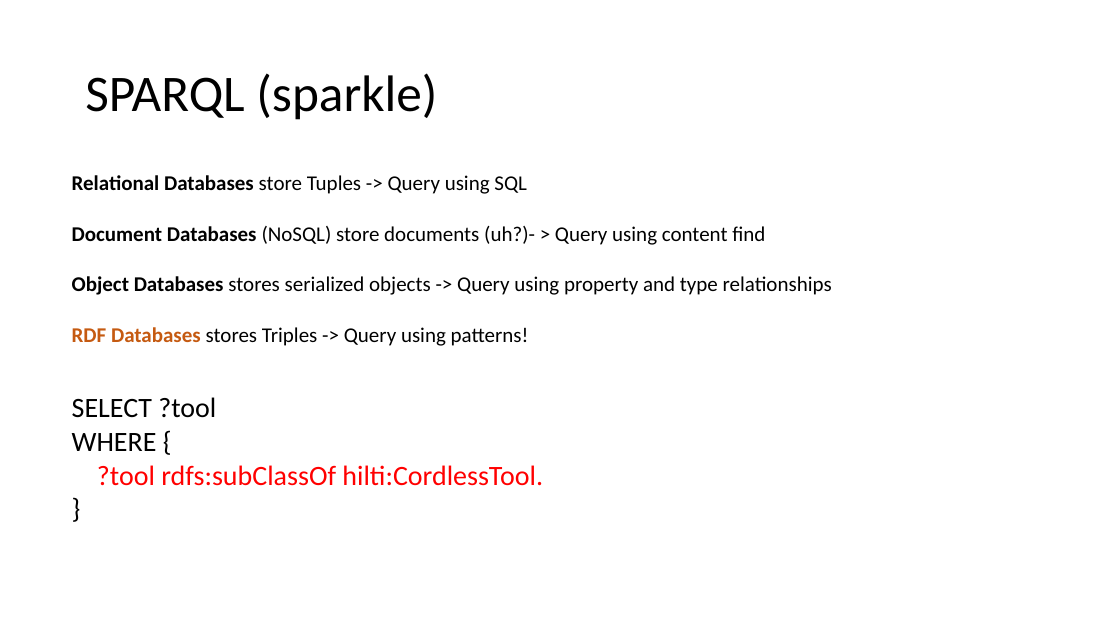
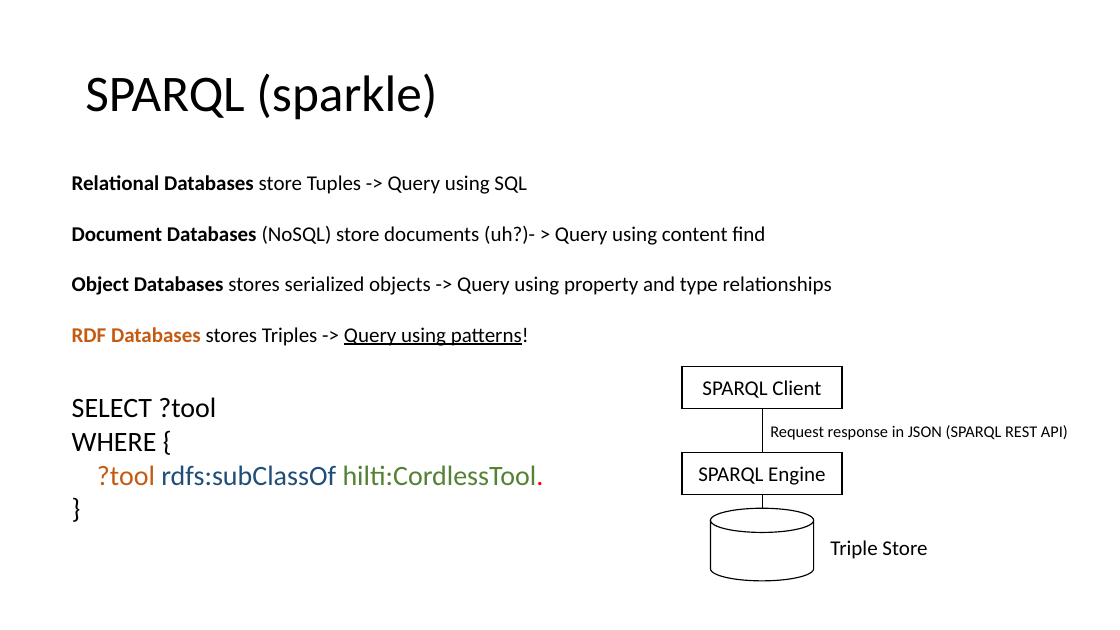
Before and after one commit to ganesheth/learning-semantic-web, a slide deck: slide 12 of Semantic Web.pptx. Drawn at 1120x630 pixels with LibreOffice and Linux fonts; fonts in the diff are those of the drawing. Boxes give left, top, right and bottom in pixels: in the first picture for what was removed or moved away, otherwise in the second. Text is boxed around its words. In the diff, an @@ line names an element or a change of style, - is before the commit and + after.

```diff
--- a/Semantic Web.pptx
+++ b/Semantic Web.pptx
@@ text at box(72, 327, 529, 346): underline on in "Query using patterns!" @@
@@ rectangle added at box(682, 366, 843, 408), outline #000000 1 pt, 18 pt, text #000000 @@
+SPARQL Client
@@ line added from (762, 408) to (762, 453), #000000 0.5 pt @@
@@ text added at box(770, 425, 1068, 440), 14 pt, text #000000 @@
+Request response in JSON (SPARQL REST API)
@@ text at box(97, 465, 544, 486): text colour #FF0000 to #C55A11 in "?tool"; text colour #FF0000 to #1F4E79 in "rdfs:subClassOf"; text colour #FF0000 to #548235 in "hilti:CordlessTool." @@
@@ rectangle added at box(682, 453, 843, 495), outline #000000 1 pt, 18 pt, text #000000 @@
+SPARQL Engine
@@ cylinder added at box(711, 508, 814, 581), outline #000000 1 pt @@
@@ line added from (762, 495) to (762, 508), #000000 0.5 pt @@
@@ text added at box(830, 540, 927, 559), 18 pt, text #000000 @@
+Triple Store
```
Also in this commit, not shown: 7 other slides changed.
